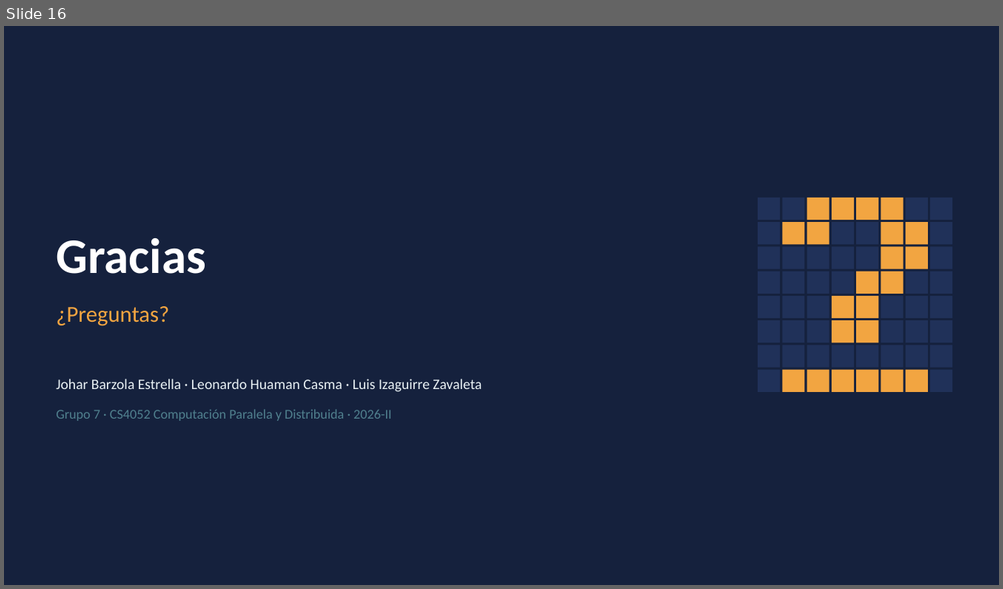
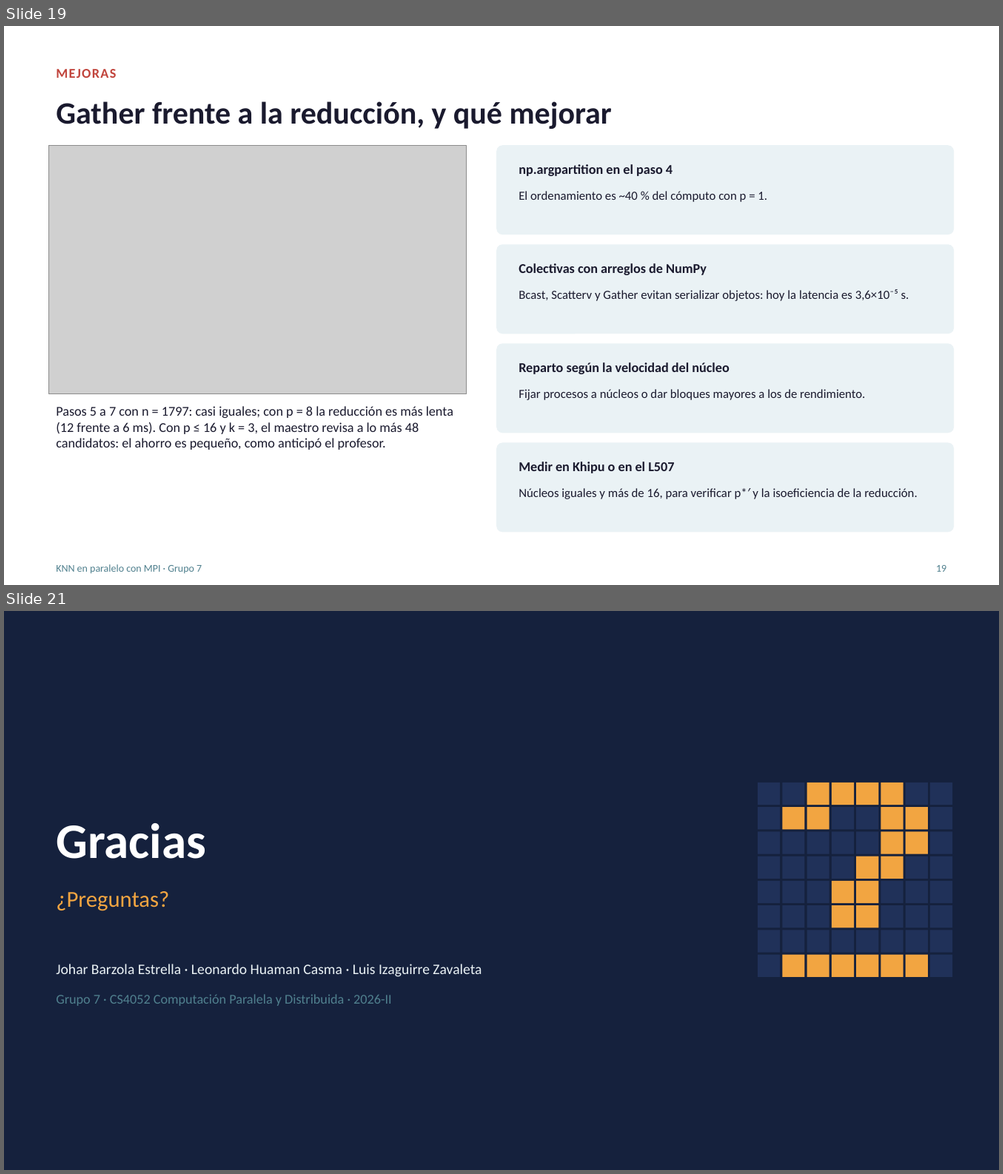
Before and after one commit to LuisIZ/Proyecto_CPD, a slide deck: docs/presentation/Presentacion-Entrega-Final.pptx. Shown one above the other, each under a label of ours: slide 16 before the commit, slides 19 and 21 after it; the slides between them are not shown. The pictures are 1003x589 and 1003x1174 pixels, drawn with LibreOffice and Linux fonts; fonts in the diff are those of the drawing; grey boxes stand for pictures. Boxes give left, top, right and bottom in pixels: in the first picture for what was removed or moved away, otherwise in the second. Text is boxed around its words. In the diff, an @@ line names an element or a change of style, - is before the commit and + after.

```diff
--- a/docs/presentation/Presentacion-Entrega-Final.pptx
+++ b/docs/presentation/Presentacion-Entrega-Final.pptx
@@ slide 19 added at (4,26,999,585), background #FFFFFF @@
@@ text added at (56,69,116,78), 13 pt, text #C1443C, bold @@
+MEJORAS
@@ text added at (56,101,612,129), 30 pt, text #1A1A2E, bold @@
+Gather frente a la reducción, y qué mejorar
@@ picture added at (48,145,466,395) @@
@@ rounded rectangle added at (496,145,954,235), fill #EAF2F5 @@
@@ text added at (518,164,672,176), 13 pt, text #1A1A2E, bold @@
+np.argpartition en el paso 4
@@ text added at (518,191,767,202), 12 pt, text #1A1A2E @@
+El ordenamiento es ~40 % del cómputo con p = 1.
@@ rounded rectangle added at (496,244,954,334), fill #EAF2F5 @@
@@ text added at (518,264,706,275), 13 pt, text #1A1A2E, bold @@
+Colectivas con arreglos de NumPy
@@ text added at (518,289,909,301), 12 pt, text #1A1A2E @@
+Bcast, Scatterv y Gather evitan serializar objetos: hoy la latencia es 3,6×10⁻⁵ s.
@@ rounded rectangle added at (496,344,954,434), fill #EAF2F5 @@
@@ text added at (518,363,728,375), 13 pt, text #1A1A2E, bold @@
+Reparto según la velocidad del núcleo
@@ text added at (518,389,865,400), 12 pt, text #1A1A2E @@
+Fijar procesos a núcleos o dar bloques mayores a los de rendimiento.
@@ text added at (56,406,453,450), 13 pt, text #1A1A2E @@
+Pasos 5 a 7 con n = 1797: casi iguales; con p = 8 la reducción es más lenta (12 frente a 6 ms). Con p ≤ 16 y k = 3, el maestro revisa a lo más 48 candidatos: el ahorro es pequeño, como anticipó el profesor.
@@ rounded rectangle added at (496,443,954,533), fill #EAF2F5 @@
@@ text added at (518,462,674,474), 13 pt, text #1A1A2E, bold @@
+Medir en Khipu o en el L507
@@ text added at (518,488,916,500), 12 pt, text #1A1A2E @@
+Núcleos iguales y más de 16, para verificar p*′ y la isoeficiencia de la reducción.
@@ text added at (56,565,202,574), 10 pt, text #50808E @@
+KNN en paralelo con MPI · Grupo 7
@@ text added at (936,565,946,572), 10 pt, text #50808E @@
+19
@@ what was slide 16 is now slide 21 @@
```
Also in this commit, not shown: 13 slides changed, 6 other slides added, 2 slides removed, 2 other files.
